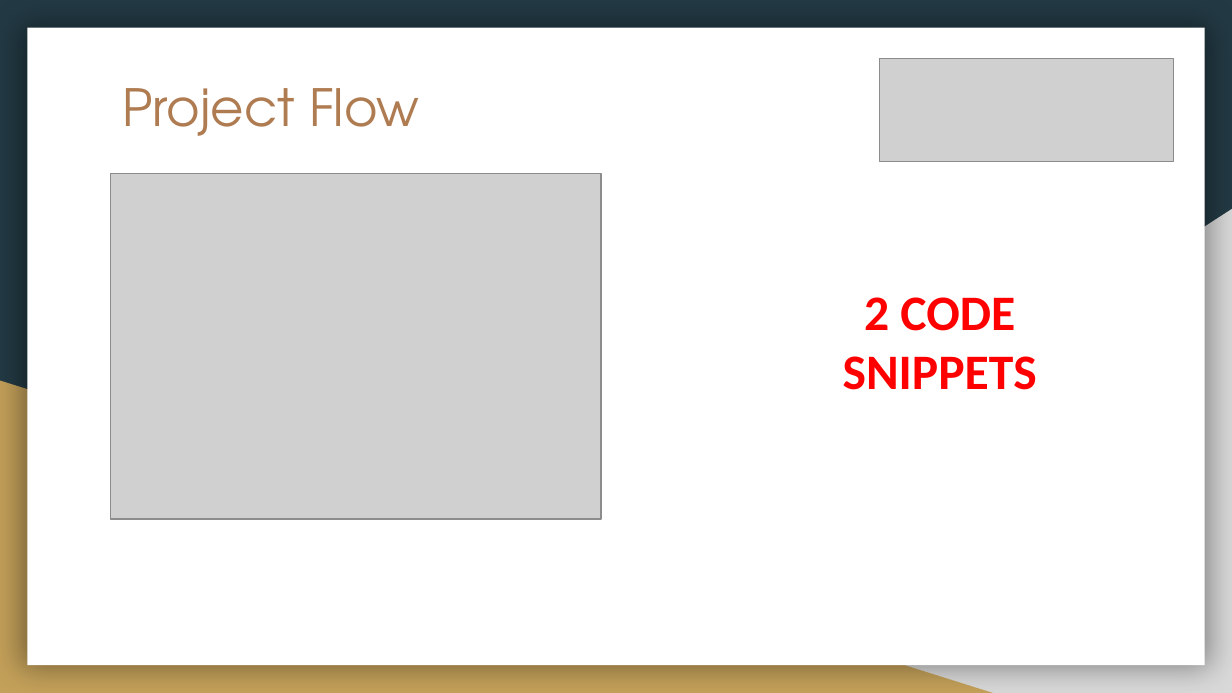
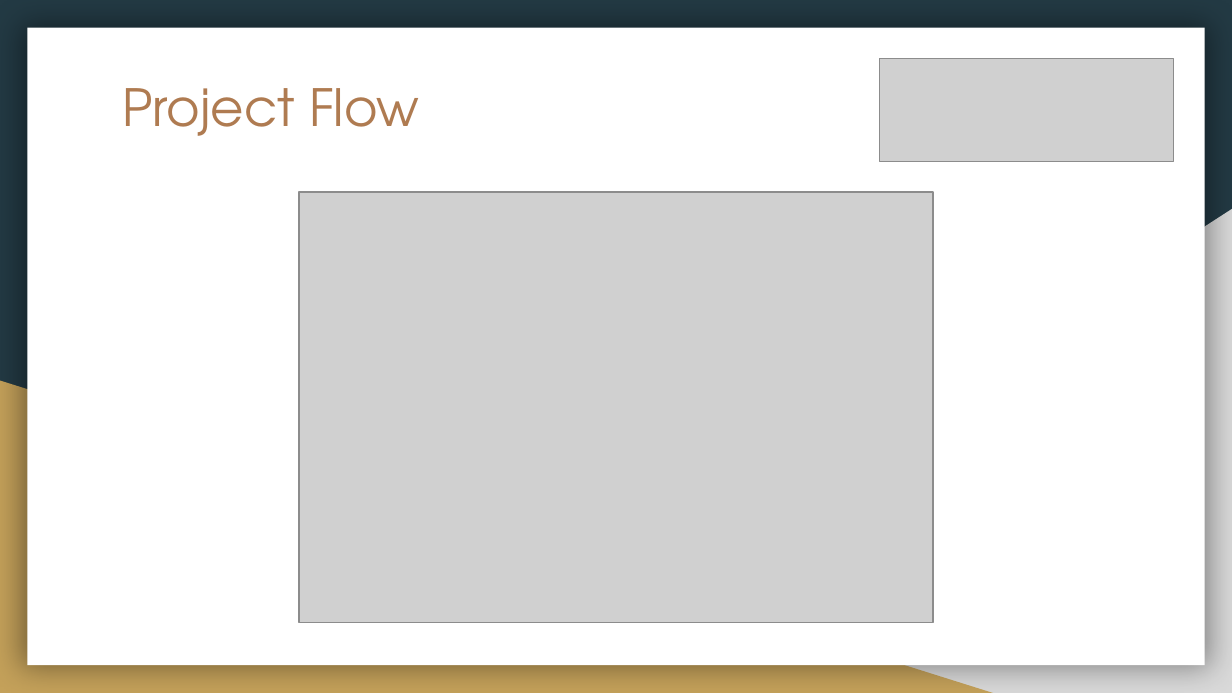
Before and after one commit to Sim0Batt/Loopy, a slide deck: slide 3 of documentation/Presentazione Loopy.pptx. Drawn at 1232x693 pixels with LibreOffice and Linux fonts; fonts in the diff are those of the drawing; grey boxes stand for pictures. Boxes give left, top, right and bottom in pixels: in the first picture for what was removed or moved away, otherwise in the second. Text is boxed around its words. In the diff, an @@ line names an element or a change of style, - is before the commit and + after.

```diff
--- a/documentation/Presentazione Loopy.pptx
+++ b/documentation/Presentazione Loopy.pptx
@@ picture removed at <box>111,174,601,519</box> @@
@@ picture added at <box>299,192,934,623</box> @@
@@ text removed at <box>843,297,1037,390</box> @@
-2 CODE SNIPPETS
```
Also in this commit, not shown: 1 other slide changed, 1 other file.
